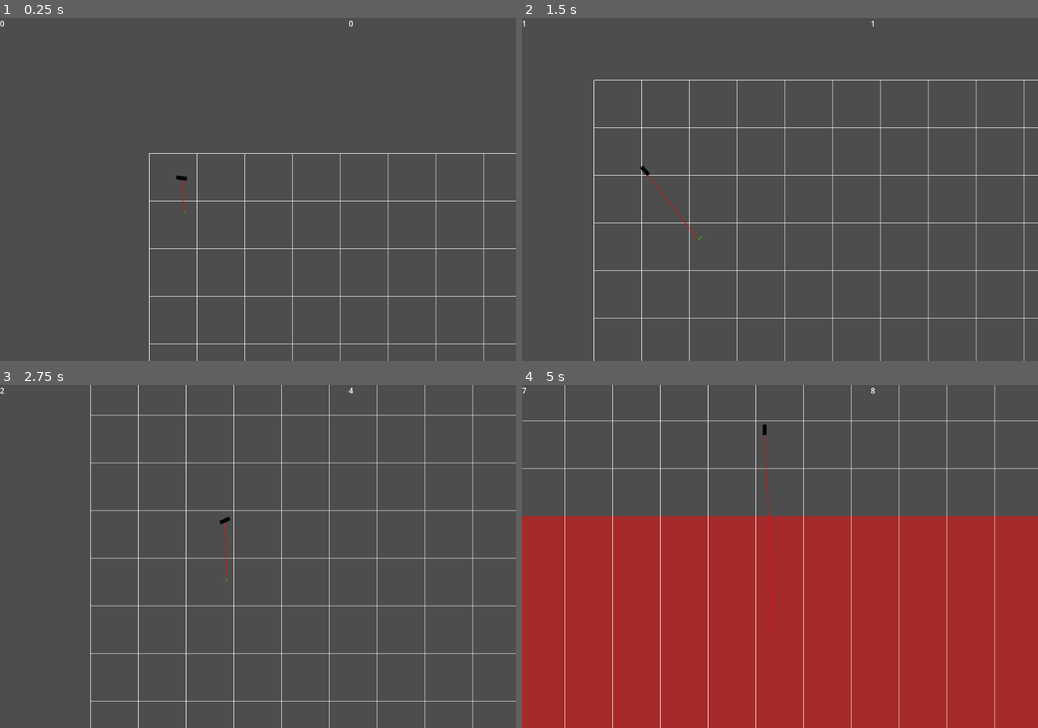
Above: before the commit, frames 1-4 (two rows, left to right).
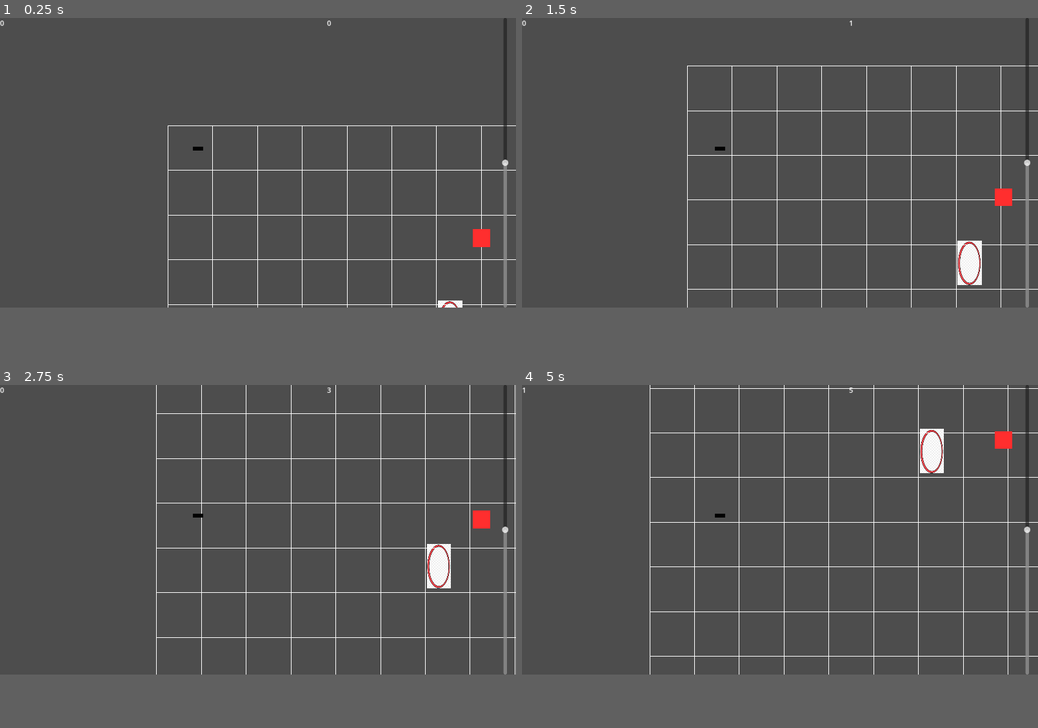
Above: after the commit, the same moments.

Repository: DvirKomlosh/glider
Game: Godot game, scene res://Scences/Main.tscn
The game is run twice, just before and just after one commit, with the same random seed, the same clock (stepped at 60 frames per second) and the same inputs.
Inputs (mouse positions are in pixels of both pictures, inside the frame that each line leads up to):
- Up to frame 1 (0.25 s): no input
- Up to frame 2 (1.5 s): move the mouse to (893, 172) at 0.52 s; tap Space at 0.77 s; move the mouse to (676, 206) at 1.27 s
- Up to frame 3 (2.75 s): tap Space at 1.52 s; move the mouse to (309, 481) at 2.02 s
- Up to frame 4 (5 s): move the mouse to (754, 625) at 2.77 s; tap Space at 3.02, 3.77, 4.52 s; move the mouse to (934, 607) at 3.52 s; move the mouse to (625, 505) at 4.27 s
In our replay, the window is 800x533 before the commit and 800x450 after it. These sizes can differ from the game's own. Grey fills any space a smaller window leaves; there, only what the larger window draws over its background counts as a difference.

The runs differ from the first frame. In frame 1, 3.4% of the frame differs, in the area x 0-100%, y 0-100%; in frame 2, 5.1%; in frame 3, 6.1%; in frame 4, 50%.

Commit message:
first apk

Diff:
--- a/Scences/Main.tscn
+++ b/Scences/Main.tscn
@@ -1,9 +1,8 @@
-[gd_scene load_steps=5 format=3 uid="uid://dlue7lxuy1gh8"]
+[gd_scene load_steps=4 format=3 uid="uid://dlue7lxuy1gh8"]
 
 [ext_resource type="Script" path="res://Scripts/Main.gd" id="1_2ayxk"]
 [ext_resource type="PackedScene" uid="uid://dosackr3aogrr" path="res://Scences/glider.tscn" id="1_mtst1"]
 [ext_resource type="Script" path="res://Scripts/Rings.gd" id="3_n4ehn"]
-[ext_resource type="PackedScene" uid="uid://ryby62sdmkgt" path="res://Scences/Ring.tscn" id="5_qcl5h"]
 
 [node name="Main" type="Node2D"]
 script = ExtResource("1_2ayxk")
@@ -32,26 +31,32 @@
 "
 horizontal_alignment = 2
 
+[node name="VSlider" type="VSlider" parent="CanvasLayer"]
+anchors_preset = 11
+anchor_left = 1.0
+anchor_right = 1.0
+anchor_bottom = 1.0
+offset_left = -32.0
+offset_right = -16.0
+grow_horizontal = 0
+grow_vertical = 2
+min_value = -90.0
+max_value = 90.0
+
+[node name="ColorRect" type="ColorRect" parent="CanvasLayer"]
+anchors_preset = 6
+anchor_left = 1.0
+anchor_top = 0.5
+anchor_right = 1.0
+anchor_bottom = 0.5
+offset_left = -97.0
+offset_top = -21.0
+offset_right = -57.0
+offset_bottom = 19.0
+grow_horizontal = 0
+grow_vertical = 2
+color = Color(1, 0.18, 0.18, 1)
+
 [node name="Rings" type="Node2D" parent="."]
 scale = Vector2(3, 3)
 script = ExtResource("3_n4ehn")
-
-[node name="Ring3" parent="Rings" instance=ExtResource("5_qcl5h")]
-visible = false
-position = Vector2(9404.67, 1227.67)
-
-[node name="Ring2" parent="Rings" instance=ExtResource("5_qcl5h")]
-visible = false
-position = Vector2(7359.33, 1193.33)
-
-[node name="Ring" parent="Rings" instance=ExtResource("5_qcl5h")]
-visible = false
-position = Vector2(5571.67, 1341)
-
-[node name="Ring4" parent="Rings" instance=ExtResource("5_qcl5h")]
-visible = false
-position = Vector2(17915, 1185)
-
-[node name="Ring5" parent="Rings" instance=ExtResource("5_qcl5h")]
-visible = false
-position = Vector2(14440, 1228)
--- a/Scripts/Main.gd
+++ b/Scripts/Main.gd
@@ -23,7 +23,9 @@
 
 	# kill glider if too low, temporary:
 	if int($Glider.position.y) >= 10000:
-		get_tree().paused = true
+		#get_tree().paused = true
+		var current_scene = get_tree().current_scene.scene_file_path
+		get_tree().change_scene_to_file(current_scene)
 
 func _draw():
 
--- a/Scripts/Rings.gd
+++ b/Scripts/Rings.gd
@@ -7,7 +7,8 @@
 var ring_scene = preload("res://Scences/Ring.tscn")
 var last_update_position = 0
 var next_ring_update = 100
-
+var ring_distance = 2000
+var next_ring= null
 # Called when the node enters the scene tree for the first time.
 func _ready():
 	for ring in get_children():
@@ -18,12 +19,32 @@
 
 # Called every frame. 'delta' is the elapsed time since the previous frame.
 func _process(delta):
-	var glider_position = $"../Glider".global_position.x
-	if glider_position > next_ring_update:
-		next_ring_update = glider_position + 4000
-		_remove_rings(glider_position)
-		_instentiate_ring(Vector2(next_ring_update, 2200))
+	var glider_position = $"../Glider".global_position
+	if glider_position.x > next_ring_update:
+		_remove_rings(glider_position.x)
 
+		if len(get_children()) == 0:
+			next_ring_update += ring_distance
+			ring_distance += 2000
+			print("instans", next_ring_update, glider_position.x)
+			_instentiate_ring(Vector2(next_ring_update, 1800 + 1 * randf_range(-500, 500)))
+
+	var rings = get_children()
+
+
+	if len(rings) > 0:
+		var min = rings[0].global_position
+		var min_local = rings[0].position
+		for ring in rings:
+			var pos = ring.global_position
+			if min.x > pos.x and pos.x > $"../Glider".global_position.x:
+				min = pos
+				min_local = ring.position
+
+
+
+		var screen_coord = get_viewport().get_screen_transform() * get_global_transform_with_canvas() * min_local
+		$"../CanvasLayer/ColorRect".position.y = screen_coord.y
 
 
 func _instentiate_ring(new_pos: Vector2):
@@ -31,10 +52,11 @@
 	generates a new ring
 	'''
 	var new_ring = ring_scene.instantiate()
-	new_ring.position.x = new_pos.x
-	new_ring.position.y = new_pos.y
+	new_ring.global_position.x = new_pos.x
+	new_ring.global_position.y = new_pos.y
 	add_child(new_ring)
 	new_ring.in_hoop.connect(send_in_hoop)
+	next_ring = new_ring
 
 
 func _remove_rings(glider_pos):
@@ -42,6 +64,6 @@
 	used to destroy hoops that are way behind us
 	'''
 	for ring in get_children():
-		if glider_pos -10000 - ring.global_position.x > 0:
+		if glider_pos -5000 - ring.global_position.x > 0:
 			remove_child(ring)
 			return
--- a/Scripts/glider.gd
+++ b/Scripts/glider.gd
@@ -9,7 +9,7 @@
 var gravity = ProjectSettings.get_setting("physics/2d/default_gravity")
 
 var alive = true
-var debug_mode = true
+var debug_mode = false
 
 
 func _ready():
@@ -19,7 +19,9 @@
 
 	var screen_height = 5040.0
 	if alive:
-		look_at(get_global_mouse_position())
+		#look_at(get_global_mouse_position())
+		#rotation = - ($"../CanvasLayer/VSlider".value  * PI) / 180
+		rotation = asin( - $"../CanvasLayer/VSlider".value/90)
 
 	# clamp rotation:
 	rotation = max(rotation,-PI/2)
--- a/project.godot
+++ b/project.godot
@@ -17,9 +17,9 @@
 
 [display]
 
-window/size/viewport_width=1080
-window/size/viewport_height=720
+window/stretch/mode="canvas_items"
 
 [rendering]
 
 renderer/rendering_method="mobile"
+textures/vram_compression/import_etc2_astc=true
Not shown, added: export_presets.cfg
Not shown, added: Glider.apk
Not shown, added: Glider.apk.idsig
Not shown, added: Scences/Mai9ACD.tmp
Not shown, added: Scences/MaiDB1B.tmp
